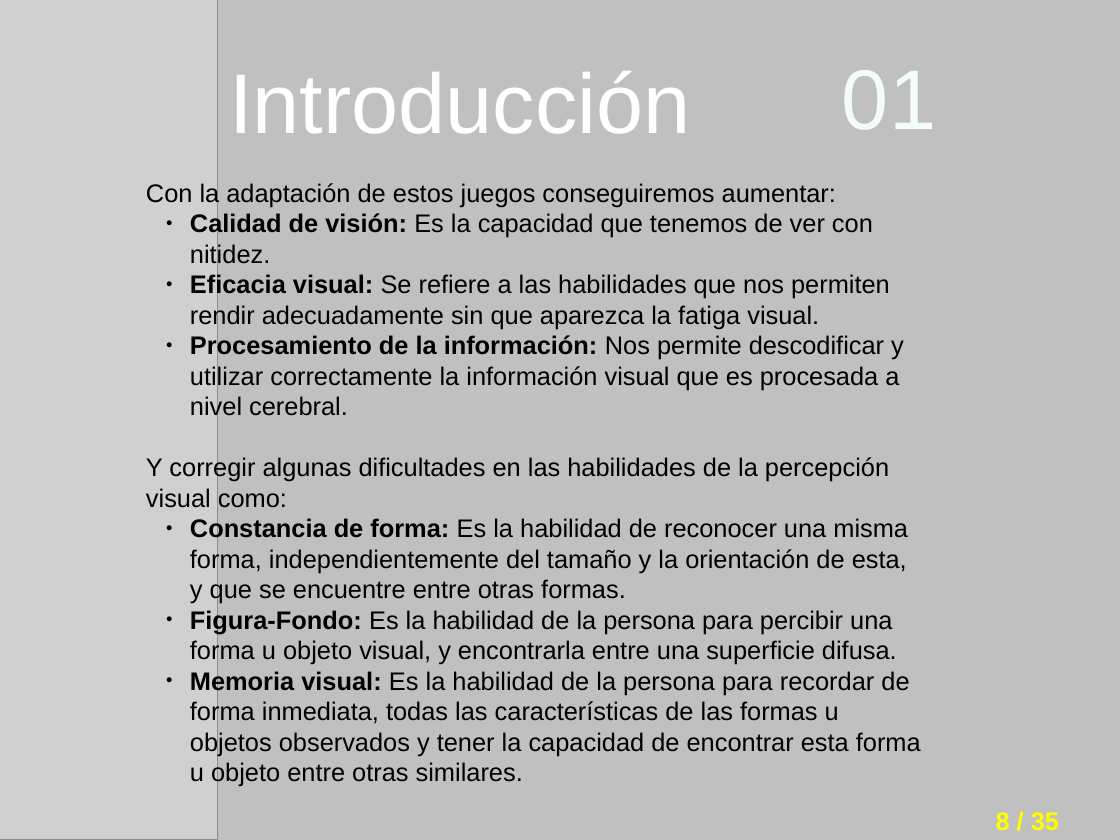
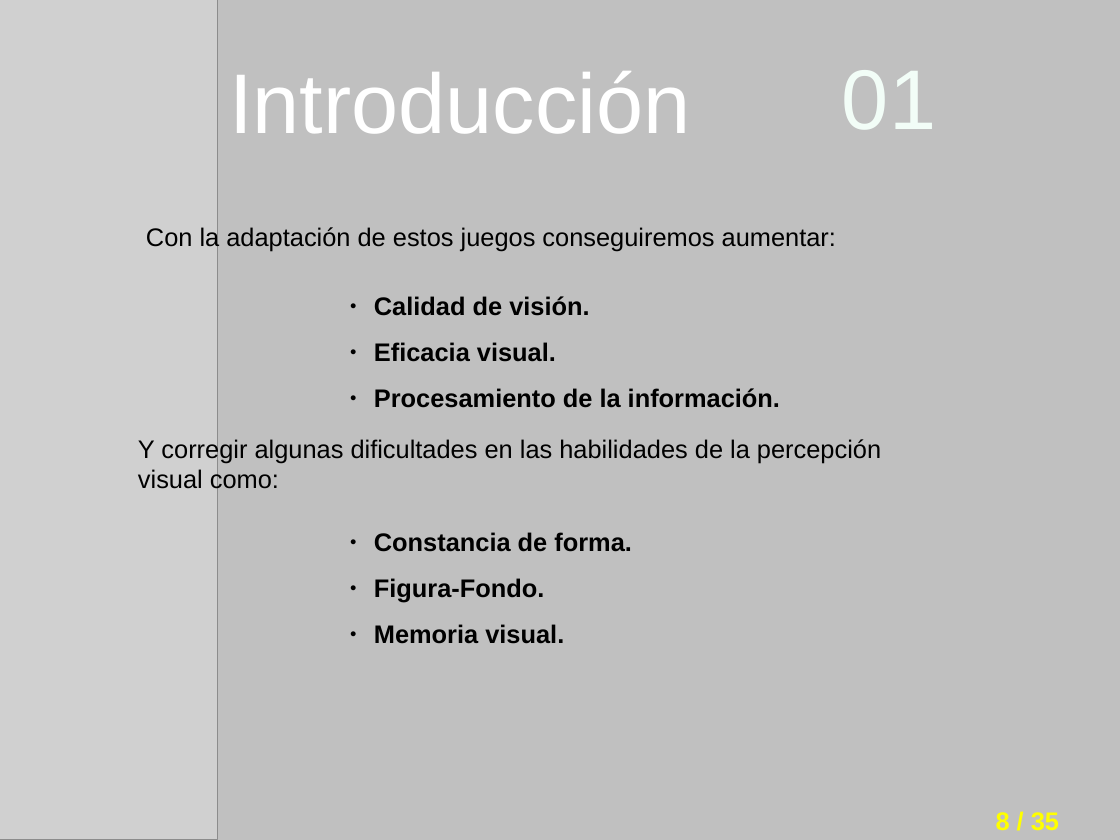
Before and after one commit to i62navpm/PFCweb, a slide deck: slide 8 of Documentación/Presentación.odp. Drawn at 1120x840 pixels with LibreOffice and Linux fonts; fonts in the diff are those of the drawing; grey boxes stand for pictures; background and template pictures are left out. Boxes give left, top, right and bottom in pixels: in the first picture for what was removed or moved away, otherwise in the second. Text is boxed around its words. In the diff, an @@ line names an element or a change of style, - is before the commit and + after.

```diff
--- a/Documentación/Presentación.odp
+++ b/Documentación/Presentación.odp
@@ text removed at [146, 181, 921, 756] @@
-Con la adaptación de estos juegos conseguiremos aumentar:
-● Calidad de visión: Es la capacidad que tenemos de ver con nitidez.
-● Eficacia visual: Se refiere a las habilidades que nos permiten rendir adecuadamente sin que aparezca la fatiga visual.
-● Procesamiento de la información: Nos permite descodificar y utilizar correctamente la información visual que es procesada a nivel cerebral.
-Y corregir algunas dificultades en las habilidades de la percepción visual como:
-● Constancia de forma: Es la habilidad de reconocer una misma forma, independientemente del tamaño y la orientación de esta, y que se encuentre entre otras formas.
-● Figura-Fondo: Es la habilidad de la persona para percibir una forma u objeto visual, y encontrarla entre una superficie difusa.
-● Memoria visual: Es la habilidad de la persona para recordar de forma inmediata, todas las características de las formas u objetos observados y tener la capacidad de encontrar esta forma u objeto entre otras similares.
@@ text added at [146, 225, 836, 251], 18 pt, text #000000 @@
+Con la adaptación de estos juegos conseguiremos aumentar:
@@ text added at [374, 296, 780, 408], 18 pt, text #000000, bold @@
+● Calidad de visión.
+● Eficacia visual.
+● Procesamiento de la información.
@@ text added at [138, 437, 881, 494], 18 pt, text #000000 @@
+Y corregir algunas dificultades en las habilidades de la percepción visual como:
@@ text added at [374, 532, 632, 644], 18 pt, text #000000, bold @@
+● Constancia de forma.
+● Figura-Fondo.
+● Memoria visual.
```
Also in this commit, not shown: 19 other slides changed.
